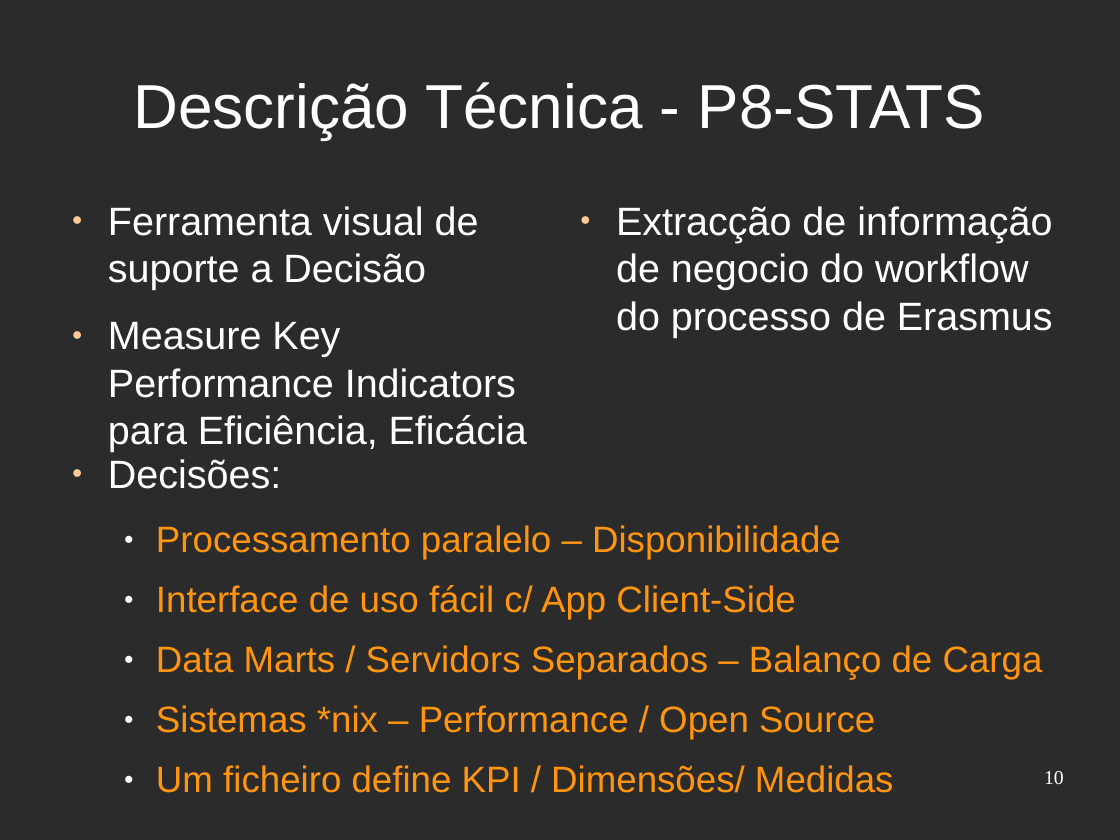
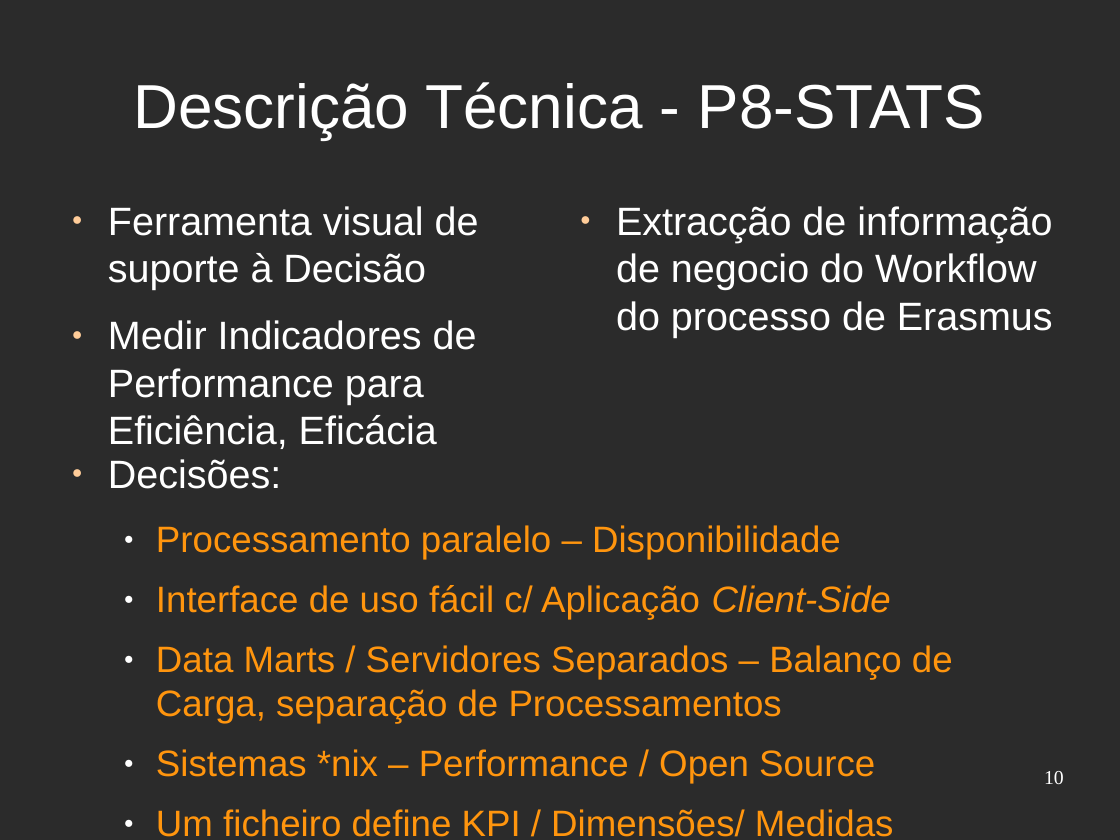
Before and after one commit to djjorjinho/mutworange_2011, a slide deck: slide 10 of documents/presentation/apresentacao_portugal.odp. Drawn at 1120x840 pixels with LibreOffice and Linux fonts; fonts in the diff are those of the drawing; background and template pictures are left out; a plain dark background stands for a picture behind light text. Boxes give left, top, right and bottom in pixels: in the first picture for what was removed or moved away, otherwise in the second. Text is boxed around its words. In the diff, an @@ line names an element or a change of style, - is before the commit and + after.

```diff
--- a/documents/presentation/apresentacao_portugal.odp
+++ b/documents/presentation/apresentacao_portugal.odp
@@ text at (108, 206, 479, 449): text changed @@
-● Ferramenta visual de suporte a Decisão
-● Measure Key Performance Indicators para Eficiência, Eficácia
+● Ferramenta visual de suporte à Decisão
+● Medir Indicadores de Performance para Eficiência, Eficácia
@@ text at (616, 206, 1053, 337): text changed @@
-● Extracção de informação de negocio do workflow do processo de Erasmus
+● Extracção de informação de negocio do Workflow do processo de Erasmus
@@ text at (156, 585, 953, 724): text changed @@
-  ● Interface de uso fácil c/ App Client-Side
-  ● Data Marts / Servidors Separados – Balanço de Carga
+  ● Interface de uso fácil c/ Aplicação Client-Side
+  ● Data Marts / Servidores Separados – Balanço de Carga, separação de Processamentos
```
Also in this commit, not shown: 5 other slides changed.
